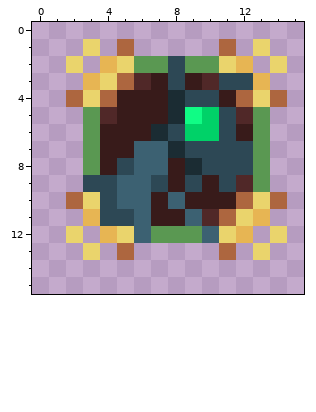
Two versions of one pixel-art sprite, data/ui_gfx/animal_icons/creature_shift/ant_suffocate.png. Above, as it was before the edit.
The file is 16x16 pixels.
Now the later version:
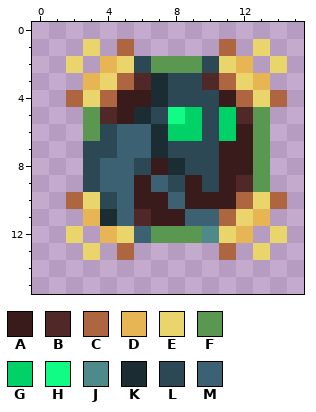
Palette (. is transparent): A #381b1a  B #502828  C #ad663f  D #e7b553  E #ead46c  F #5a9852  G #00d268  H #10fc85  J #4f8a8b  K #1b2c33  L #2d4855  M #3c6172
Changes in this commit:
{"y":2,"x":6,"old":"F","new":"L"}
{"y":2,"x":8,"old":"L","new":"F"}
{"y":2,"x":10,"old":"F","new":"L"}
{"y":3,"x":7,"old":"A","new":"K"}
{"y":3,"x":9,"old":"A","new":"L"}
{"y":3,"x":11,"old":"LL","new":"CE"}
{"y":4,"x":7,"old":"AK","new":"KL"}
{"y":5,"x":6,"old":"AAKHGL","new":"KLHGLG"}
{"y":6,"x":4,"old":"AAA","new":"LMM"}
{"y":6,"x":8,"old":"L","new":"G"}
{"y":6,"x":10,"old":"GL","new":"LG"}
{"y":7,"x":3,"old":"FAA","new":"LLM"}
{"y":7,"x":7,"old":"MK","new":"KL"}
{"y":7,"x":11,"old":"LL","new":"AA"}
{"y":8,"x":3,"old":"FALMMAK","new":"LMMLAKL"}
{"y":8,"x":11,"old":"LL","new":"AA"}
{"y":9,"x":4,"old":"L","new":"M"}
{"y":9,"x":6,"old":"MLALAL","new":"AMLALA"}
{"y":10,"x":6,"old":"M","new":"A"}
{"y":11,"x":4,"old":"LLM","new":"KMB"}
{"y":11,"x":10,"old":"B","new":"M"}
{"y":12,"x":10,"old":"M","new":"J"}
{"label":"changed","picture_box":[83,56,253,243]}
